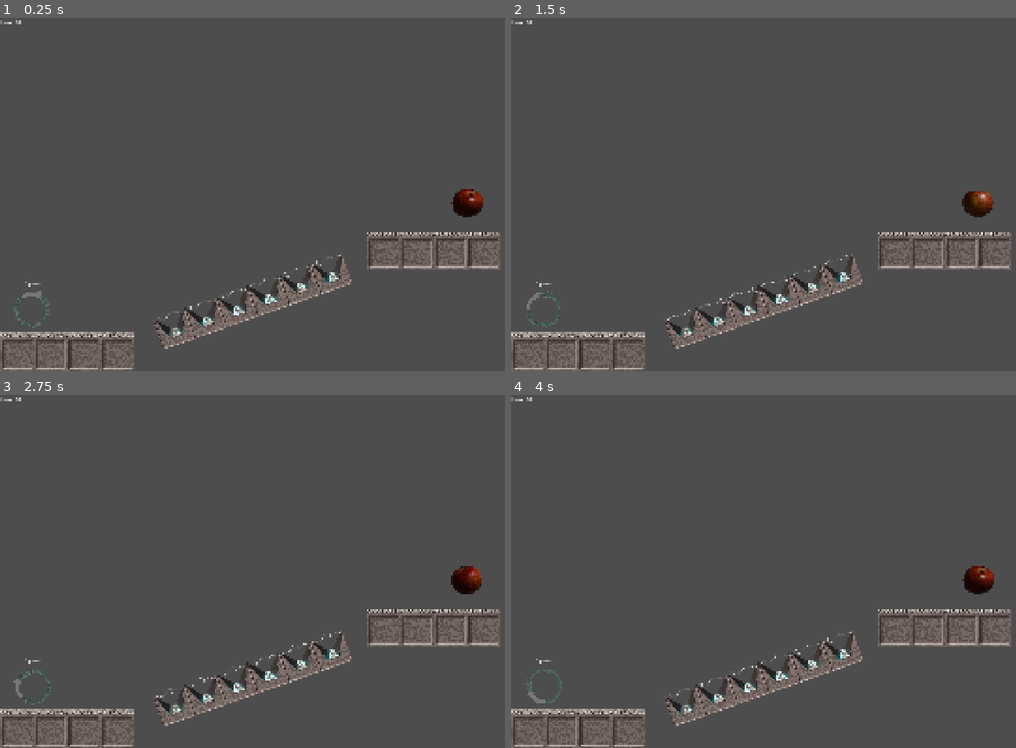
Above: before the commit, frames 1-4 (two rows, left to right).
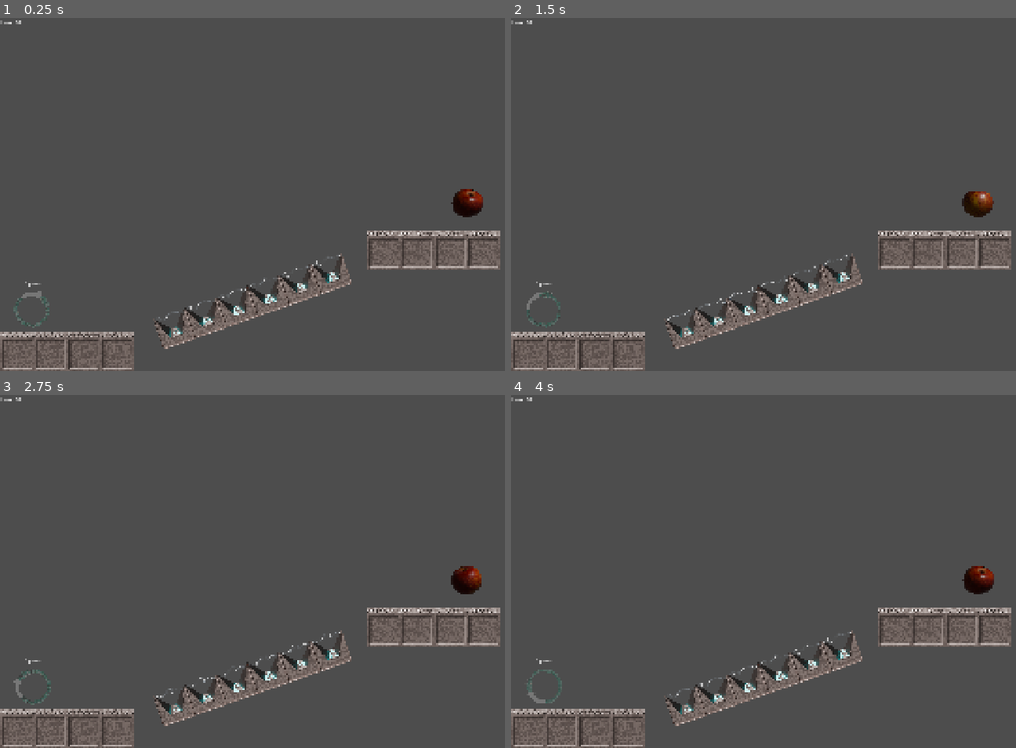
Above: after the commit, the same moments.

Repository: MrDreamhost/gmtk-jam-2025
Game: Godot game, scene res://level/level_02/level_02.tscn
The game is run twice, just before and just after one commit, with the same random seed, the same clock (stepped at 60 frames per second) and the same inputs. This scene is started directly instead of the project's main scene.
Inputs:
- Up to frame 1 (0.25 s): no input
- Up to frame 2 (1.5 s): hold D (player_right) from 0.53 s (still down); tap Shift (set_spawn_point) at 0.6, 1.35 s; tap Space (player_jump) at 0.77 s
- Up to frame 3 (2.75 s): tap Space (player_jump) at 1.52 s; release D (player_right) at 2.03 s; hold A (player_left) from 2.03 s (still down); tap Shift (set_spawn_point) at 2.1 s
- Up to frame 4 (4 s): release A (player_left) at 2.78 s; hold D (player_right) from 2.78 s (still down); tap Shift (set_spawn_point) at 2.85, 3.6 s; tap Space (player_jump) at 3.02, 3.77 s

The runs differ from the first frame. In frame 1, 1.2% of the frame differs, in the area x 0-100%, y 60-100%; in frame 2, 1.2%; in frame 3, 1.2%; in frame 4, 1.2%.
Error after the commit: Invalid assignment of property or key 'texture' with value of type 'CompressedTexture2D' on a base object of type 'Nil'. (res://level/interactables/Platform.gd…

Commit message:
replace Platform with resizeable_platform

Diff:
--- a/level/interactables/resizeable_platform.gd
+++ b/level/interactables/Platform.gd
@@ -8,15 +8,13 @@
 @onready var line_2d: Line2D = $Line2D
 @onready var collision_shape_2d: CollisionShape2D = $CollisionShape2D
 
-var texture_size := Vector2.ONE
-
 
 func _ready() -> void:
 	set_tile_texture(tile_texture)
 
 
 func resize_platform() -> void:
-	line_2d.width = texture_size.y
+	line_2d.width = tile_texture.get_size().y
 	line_2d.set_point_position(1, Vector2(width_in_pixel, 0.0))
 	collision_shape_2d.position.x = width_in_pixel / 2.0
 	var rect_shape: RectangleShape2D = collision_shape_2d.shape
@@ -24,11 +22,11 @@
 
 
 func get_width_in_tiles() -> int:
-	return width_in_pixel / texture_size.x
+	return width_in_pixel / tile_texture.get_size().x
 
 
 func set_width_in_tiles(tile_count: int) -> void:
-	set_width_in_pixel(tile_count * texture_size.x)
+	set_width_in_pixel(tile_count * tile_texture.get_size().x)
 
 
 func set_width_in_pixel(_width_in_pixel: int) -> void:
@@ -38,6 +36,5 @@
 
 func set_tile_texture(_tile_texture: Texture2D) -> void:
 	tile_texture = _tile_texture
-	texture_size = tile_texture.get_size()
 	line_2d.texture = tile_texture
 	resize_platform()
--- a/level/interactables/Platform.tscn
+++ b/level/interactables/Platform.tscn
@@ -1,17 +1,24 @@
-[gd_scene load_steps=3 format=3 uid="uid://dwhmt4nsonqkc"]
+[gd_scene load_steps=4 format=3 uid="uid://coobrpw2ubqjw"]
 
-[ext_resource type="Texture2D" uid="uid://d1c5rlqh5imfx" path="res://assets/sprites/tiles/0002.png" id="1_iii6r"]
+[ext_resource type="Script" uid="uid://d2rbbug84lbps" path="res://level/interactables/Platform.gd" id="1_3gtpk"]
+[ext_resource type="Texture2D" uid="uid://baronx0wcaupq" path="res://assets/sprites/tiles/0002_trimed.png" id="2_gc15r"]
 
 [sub_resource type="RectangleShape2D" id="RectangleShape2D_awmrl"]
-size = Vector2(102, 103)
+resource_local_to_scene = true
+size = Vector2(102, 106)
 
-[node name="Platform" type="StaticBody2D"]
+[node name="ResizablePlatform" type="StaticBody2D"]
+script = ExtResource("1_3gtpk")
+tile_texture = ExtResource("2_gc15r")
+
+[node name="Line2D" type="Line2D" parent="."]
+texture_repeat = 2
+position = Vector2(0, -60)
+points = PackedVector2Array(0, 0, 102, 0)
+width = 118.0
+texture = ExtResource("2_gc15r")
+texture_mode = 1
 
 [node name="CollisionShape2D" type="CollisionShape2D" parent="."]
-position = Vector2(51, -51.5)
+position = Vector2(51, -54)
 shape = SubResource("RectangleShape2D_awmrl")
-
-[node name="Sprite2D" type="Sprite2D" parent="."]
-texture_filter = 1
-texture = ExtResource("1_iii6r")
-offset = Vector2(51, -128)
--- a/level/interactables/resizeable_platform.tscn
+++ /dev/null
@@ -1,24 +0,0 @@
-[gd_scene load_steps=4 format=3 uid="uid://xnmscohlxdvg"]
-
-[ext_resource type="Script" uid="uid://d2rbbug84lbps" path="res://level/interactables/resizeable_platform.gd" id="1_3gtpk"]
-[ext_resource type="Texture2D" uid="uid://baronx0wcaupq" path="res://assets/sprites/tiles/0002_trimed.png" id="2_gc15r"]
-
-[sub_resource type="RectangleShape2D" id="RectangleShape2D_awmrl"]
-size = Vector2(306, 106)
-
-[node name="ResizablePlatform" type="StaticBody2D"]
-script = ExtResource("1_3gtpk")
-tile_texture = ExtResource("2_gc15r")
-width_in_pixel = 306
-width_in_tile = 3
-
-[node name="Line2D" type="Line2D" parent="."]
-texture_repeat = 2
-points = PackedVector2Array(0, 0, 306, 0)
-width = 118.0
-texture = ExtResource("2_gc15r")
-texture_mode = 1
-
-[node name="CollisionShape2D" type="CollisionShape2D" parent="."]
-position = Vector2(153, 6)
-shape = SubResource("RectangleShape2D_awmrl")
Not shown, added: level/interactables/Platform.gd.uid
